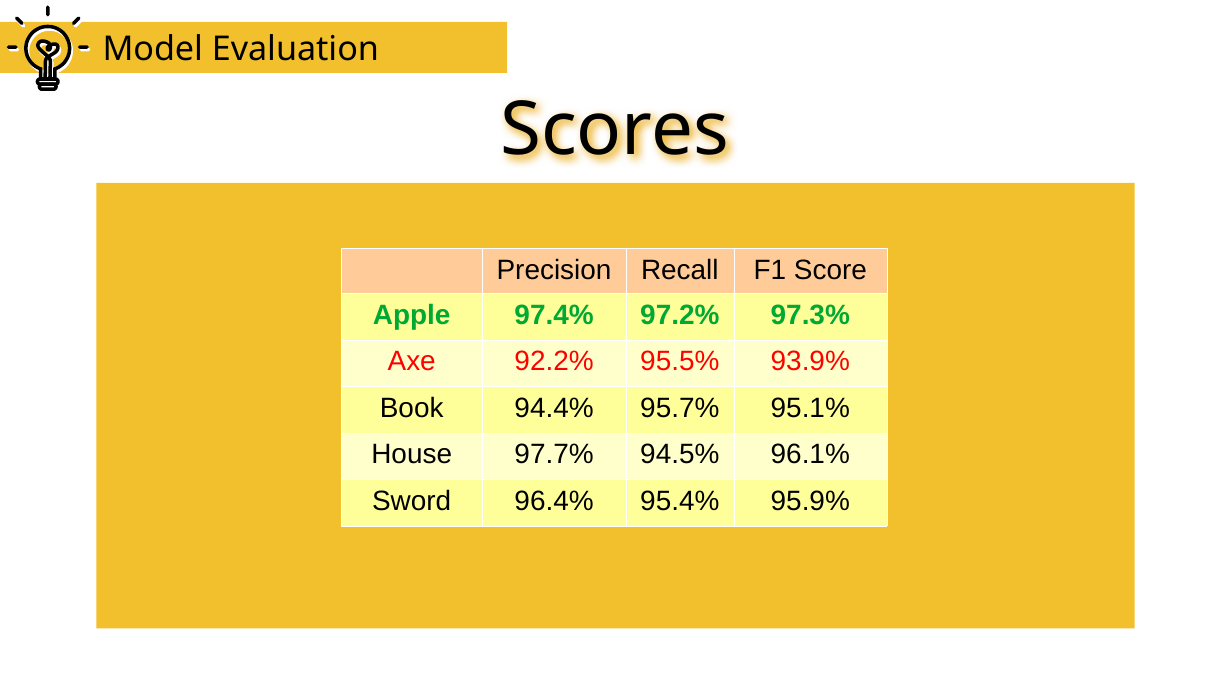
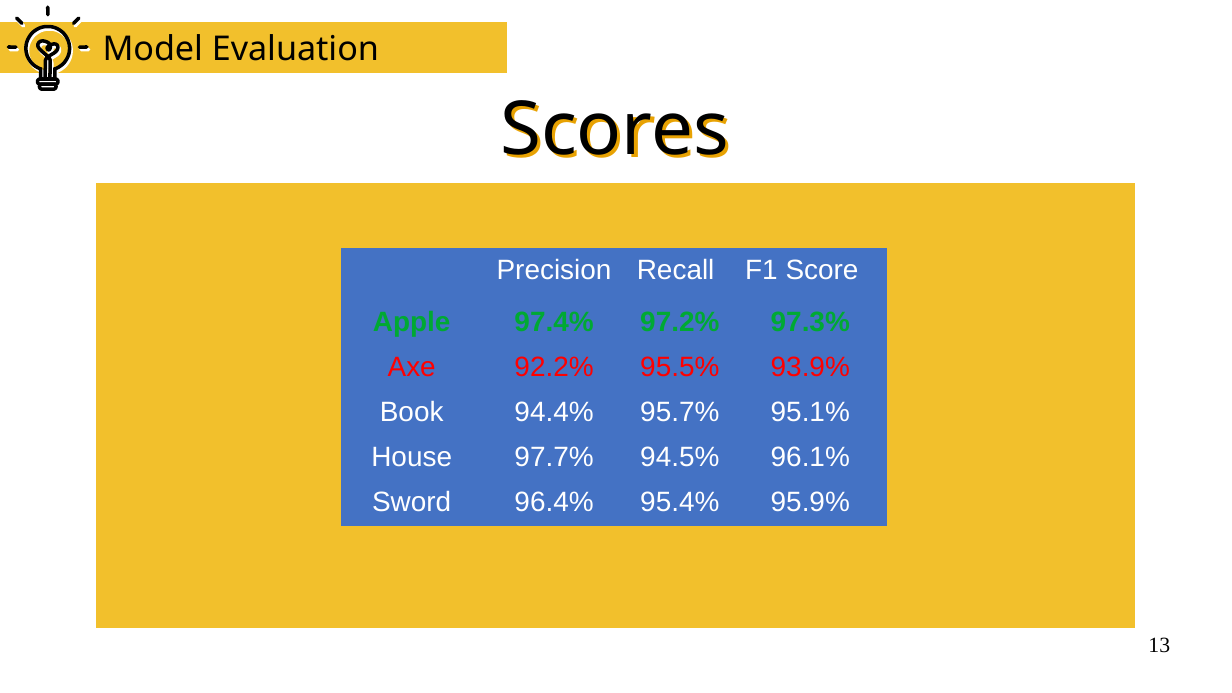
Before and after one commit to jteles277/Image_Classification_Problem, a slide deck: slide 13 of docs/powerpoint.odp. Drawn at 1232x693 pixels with LibreOffice and Linux fonts; fonts in the diff are those of the drawing. Boxes give left, top, right and bottom in pixels: in the first picture for what was removed or moved away, otherwise in the second. Text is boxed around its words. In the diff, an @@ line names an element or a change of style, - is before the commit and + after.

```diff
--- a/docs/powerpoint.odp
+++ b/docs/powerpoint.odp
@@ title "Scores" rewrapped from bbox=[500, 100, 729, 162] to bbox=[500, 100, 729, 158] @@
@@ outline redrawn in 6 elements at bbox=[0, 22, 508, 74], bbox=[96, 183, 1135, 629], bbox=[28, 29, 72, 82], bbox=[39, 44, 59, 82], bbox=[26, 27, 69, 79], bbox=[38, 41, 58, 79] @@
@@ table at bbox=[341, 248, 887, 525] @@
@@ fill #FFCC99 to #4472C4 in row 1 @@
@@ fill #FFFF99 to #4472C4 in 12 cells @@
@@ fill #FFFFCC to #4472C4 in 8 cells @@
@@ text colour #000000 to #FFFFFF in "Precision", "Recall", "F1 Score", "Book" and 11 more places @@
@@ alignment centre to left @@
@@ borders changed @@
@@ page number added at bbox=[1148, 637, 1170, 653], 14 pt, text #000000 @@
+13
```
Also in this commit, not shown: 15 other slides changed, 19 other files.
